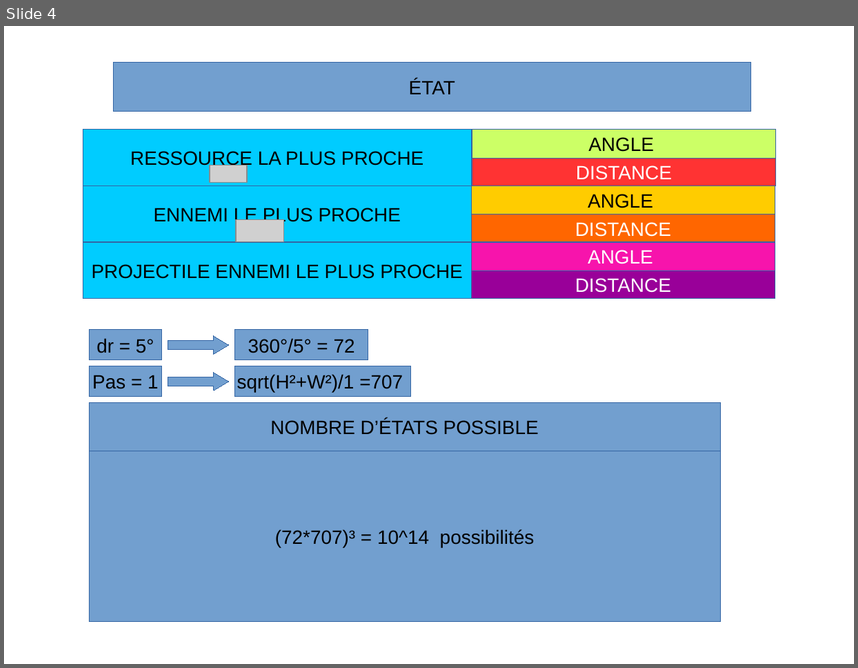
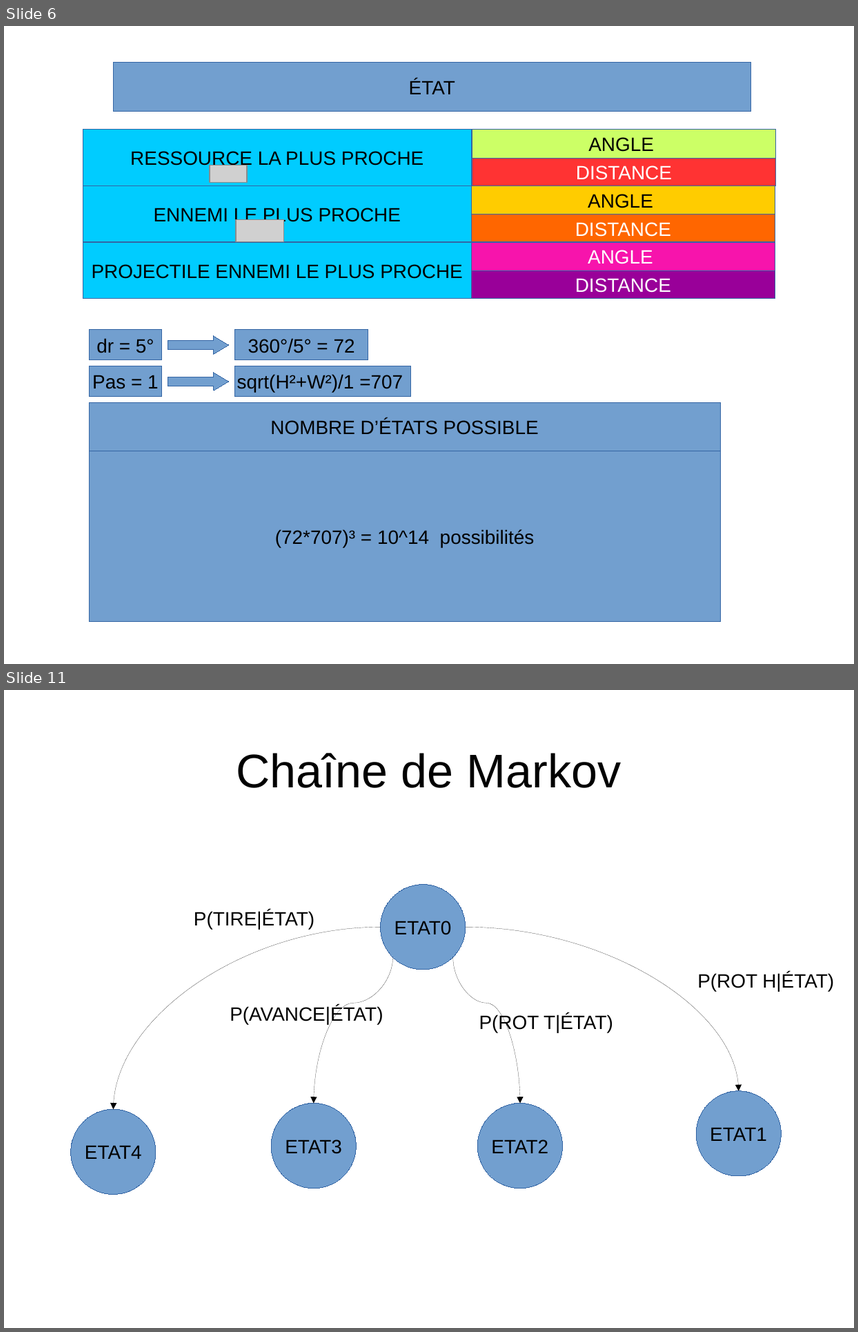
Before and after one commit to pfpimenta/projet_majeure, a slide deck: Presentation.odp. Shown one above the other, each under a label of ours: slide 4 before the commit, slides 6 and 11 after it; the slides between them are not shown. The pictures are 858x668 and 858x1332 pixels, drawn with LibreOffice and Linux fonts; fonts in the diff are those of the drawing; grey boxes stand for pictures; background and template pictures are left out. Boxes give left, top, right and bottom in pixels: in the first picture for what was removed or moved away, otherwise in the second. Text is boxed around its words. In the diff, an @@ line names an element or a change of style, - is before the commit and + after.

```diff
--- a/Presentation.odp
+++ b/Presentation.odp
@@ slide 11 added at (x1=4, y1=690, x2=854, y2=1328), background #FFFFFF @@
@@ title added at (x1=237, y1=753, x2=622, y2=788), 44 pt, text #000000 @@
+Chaîne de Markov
@@ ellipse added at (x1=381, y1=885, x2=466, y2=969), fill #729FCF, outline #3465A4 0 pt, 18 pt, text #000000 @@
+ETAT0
@@ text added at (x1=194, y1=910, x2=314, y2=929), 18 pt, text #000000 @@
+P(TIRE|ÉTAT)
@@ curved arrow added from (381, 927) to (114, 1109), #000000 0 pt @@
@@ curved arrow added from (466, 927) to (739, 1091), #000000 0 pt @@
@@ curved arrow added from (392, 957) to (314, 1103), #000000 0 pt @@
@@ curved arrow added from (453, 957) to (520, 1103), #000000 0 pt @@
@@ text added at (x1=697, y1=972, x2=834, y2=991), 18 pt, text #000000 @@
+P(ROT H|ÉTAT)
@@ text added at (x1=230, y1=1005, x2=383, y2=1024), 18 pt, text #000000 @@
+P(AVANCE|ÉTAT)
@@ text added at (x1=479, y1=1014, x2=613, y2=1032), 18 pt, text #000000 @@
+P(ROT T|ÉTAT)
@@ ellipse added at (x1=271, y1=1103, x2=356, y2=1187), fill #729FCF, outline #3465A4 0 pt, 18 pt, text #000000 @@
+ETAT3
@@ ellipse added at (x1=477, y1=1103, x2=562, y2=1187), fill #729FCF, outline #3465A4 0 pt, 18 pt, text #000000 @@
+ETAT2
@@ ellipse added at (x1=697, y1=1091, x2=782, y2=1176), fill #729FCF, outline #3465A4 0 pt, 18 pt, text #000000 @@
+ETAT1
@@ ellipse added at (x1=71, y1=1109, x2=156, y2=1194), fill #729FCF, outline #3465A4 0 pt, 18 pt, text #000000 @@
+ETAT4
@@ what was slide 4 is now slide 6 @@
```
Also in this commit, not shown: 1 slide changed, 8 other slides added.
